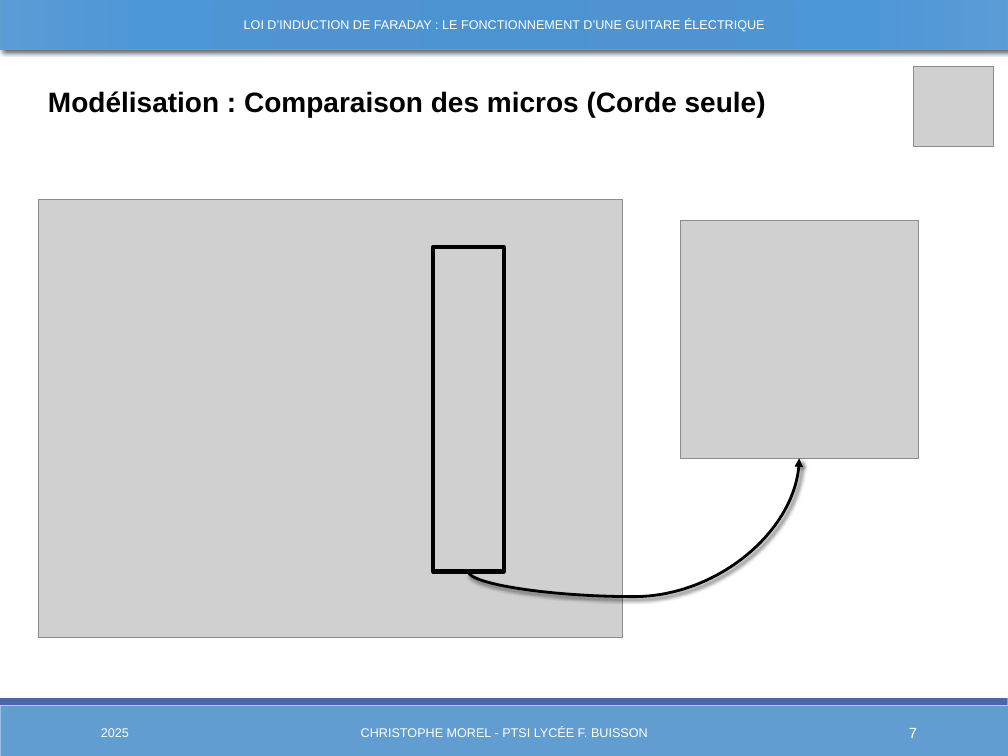
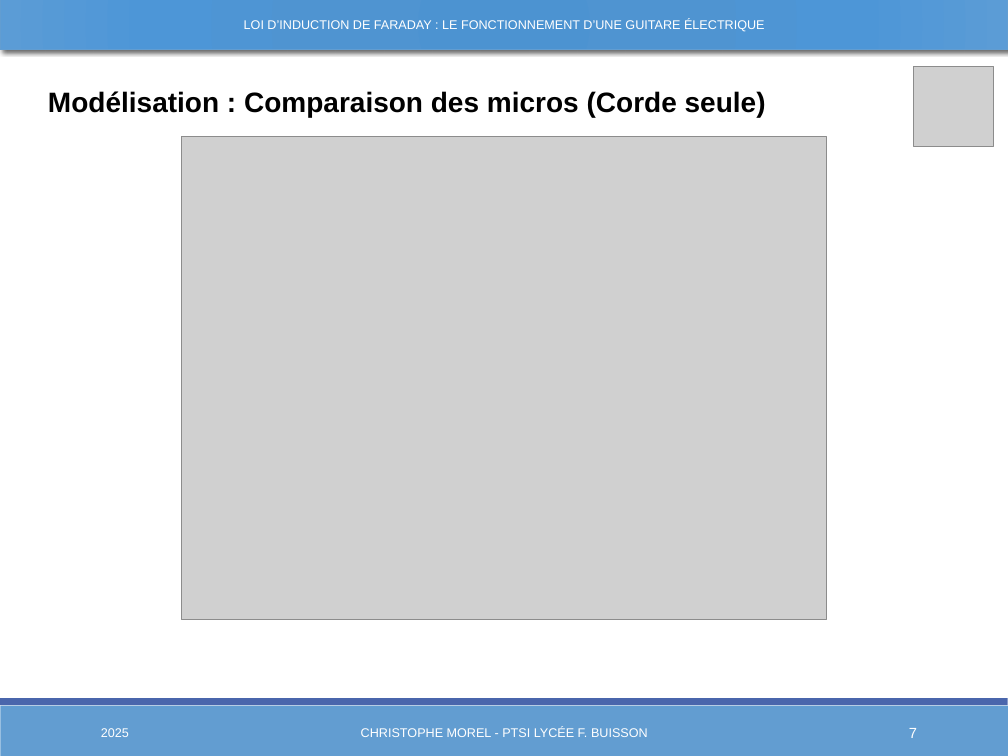
Before and after one commit to Chrismorel7/TIPE---Micro_guitare_elec, a slide deck: slide 7 of Views/Presentation3.pptx. Drawn at 1008x756 pixels with LibreOffice and Linux fonts; fonts in the diff are those of the drawing; grey boxes stand for pictures. Boxes give left, top, right and bottom in pixels: in the first picture for what was removed or moved away, otherwise in the second. Text is boxed around its words. In the diff, an @@ line names an element or a change of style, - is before the commit and + after.

```diff
--- a/Views/Presentation3.pptx
+++ b/Views/Presentation3.pptx
@@ picture added at (181,136,827,620) @@
@@ picture removed at (38,200,623,638) @@
@@ picture removed at (680,221,918,459) @@
@@ rectangle removed at (433,247,504,572) @@
@@ curved arrow removed from (469, 572) to (799, 459) @@
```
Also in this commit, not shown: 7 other slides changed, 5 other files.
